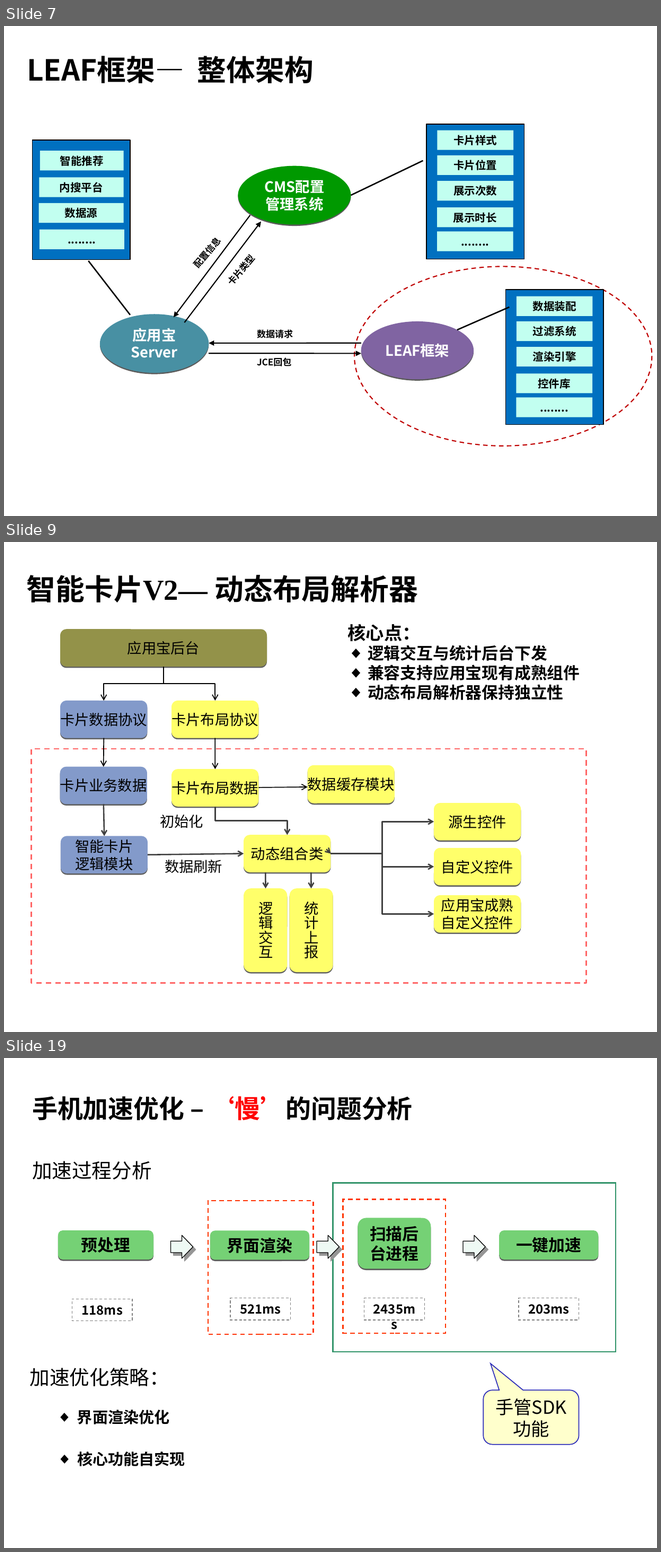
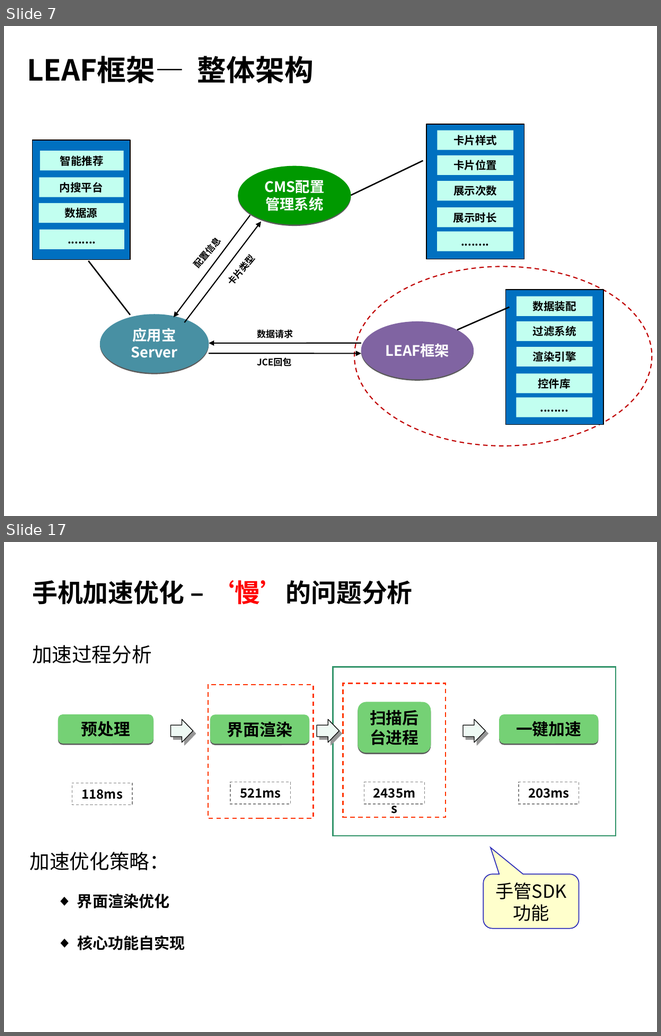
Before and after one commit to hamlingong/data, a slide deck: promote/龚海龙-v1.0.ppt. Shown one above the other, each under a label of ours: slides 7, 9 and 19 before the commit, slides 7 and 17 after it; the slides between them are not shown. The pictures are 661x1552 and 661x1036 pixels, drawn with LibreOffice and Linux fonts; fonts in the diff are those of the drawing; background and template pictures are left out. Boxes give left, top, right and bottom in pixels: in the first picture for what was removed or moved away, otherwise in the second. Text is boxed around its words. In the diff, an @@ line names an element or a change of style, - is before the commit and + after.

```diff
--- a/promote/龚海龙-v1.0.ppt
+++ b/promote/龚海龙-v1.0.ppt
@@ slide 9 removed at (x1=4, y1=542, x2=657, y2=1032), background picture (left out) @@
@@ text removed at (x1=27, y1=575, x2=418, y2=602) @@
-智能卡片V2— 动态布局解析器
@@ rounded rectangle removed at (x1=60, y1=629, x2=266, y2=666) @@
-应用宝后台
@@ text removed at (x1=348, y1=624, x2=580, y2=700) @@
-核心点：
-◆ 逻辑交互与统计后台下发
-◆ 兼容支持应用宝现有成熟组件
-◆ 动态布局解析器保持独立性
@@ elbow arrow removed from (164, 667) to (104, 700) @@
@@ elbow arrow removed from (164, 667) to (215, 700) @@
@@ rounded rectangle removed at (x1=60, y1=700, x2=147, y2=738) @@
-卡片数据协议
@@ rounded rectangle removed at (x1=172, y1=700, x2=258, y2=738) @@
-卡片布局协议
@@ arrow removed from (104, 738) to (103, 767) @@
@@ arrow removed from (215, 738) to (215, 769) @@
@@ rectangle removed at (x1=32, y1=749, x2=586, y2=983) @@
@@ rounded rectangle removed at (x1=60, y1=767, x2=147, y2=804) @@
-卡片业务数据
@@ rounded rectangle removed at (x1=172, y1=769, x2=258, y2=806) @@
-卡片布局数据
@@ rounded rectangle removed at (x1=308, y1=765, x2=395, y2=803) @@
-数据缓存模块
@@ arrow removed from (258, 787) to (308, 787) @@
@@ arrow removed from (103, 804) to (105, 836) @@
@@ elbow arrow removed from (215, 806) to (288, 835) @@
@@ rounded rectangle removed at (x1=434, y1=803, x2=521, y2=840) @@
-源生控件
@@ text removed at (x1=160, y1=814, x2=203, y2=828) @@
-初始化
@@ elbow arrow removed from (330, 854) to (434, 821) @@
@@ rounded rectangle removed at (x1=61, y1=836, x2=148, y2=873) @@
-智能卡片
-逻辑模块
@@ rounded rectangle removed at (x1=244, y1=835, x2=330, y2=872) @@
-动态组合类
@@ arrow removed from (148, 855) to (244, 854) @@
@@ text removed at (x1=165, y1=859, x2=222, y2=873) @@
-数据刷新
@@ arrow removed from (330, 854) to (330, 854) @@
@@ elbow arrow removed from (330, 854) to (434, 866) @@
@@ elbow arrow removed from (330, 854) to (434, 914) @@
@@ rounded rectangle removed at (x1=434, y1=848, x2=521, y2=885) @@
-自定义控件
@@ arrow removed from (265, 872) to (266, 888) @@
@@ arrow removed from (311, 872) to (311, 888) @@
@@ freeform shape removed at (x1=244, y1=888, x2=288, y2=972) @@
-逻辑交互
@@ freeform shape removed at (x1=289, y1=888, x2=333, y2=972) @@
-统计上报
@@ rounded rectangle removed at (x1=434, y1=896, x2=521, y2=933) @@
-应用宝成熟
-自定义控件
@@ what was slide 19 is now slide 17 @@
```
Also in this commit, not shown: 9 slides changed, 3 slides added, 4 other slides removed, 2 other files.
